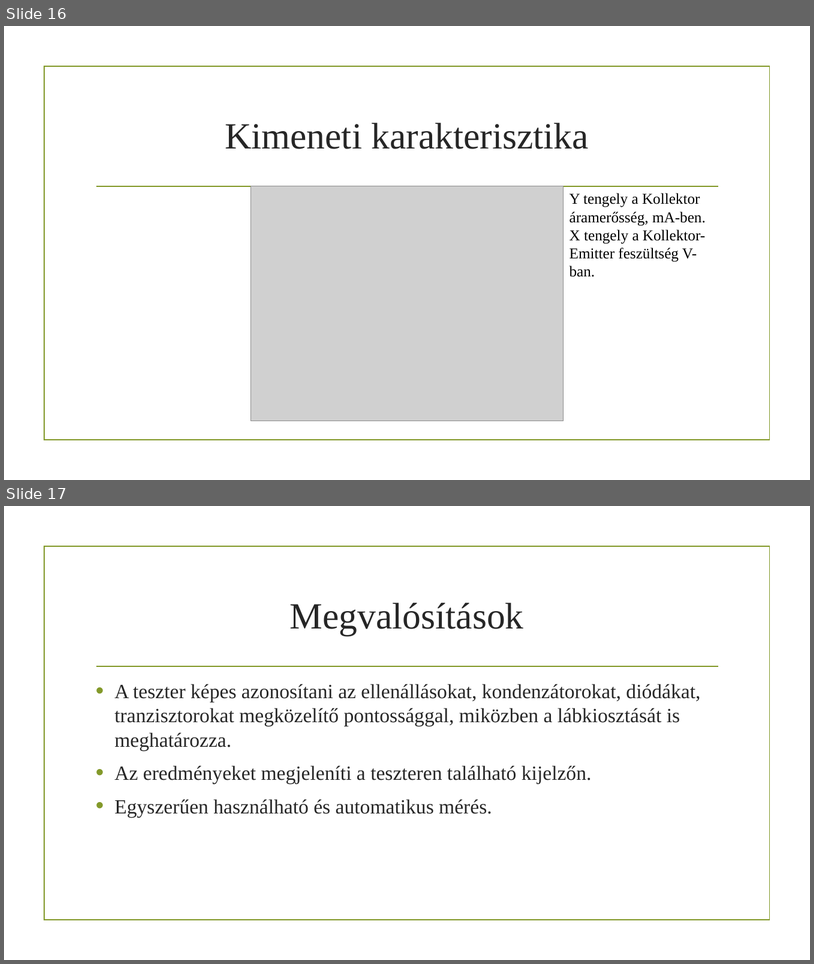
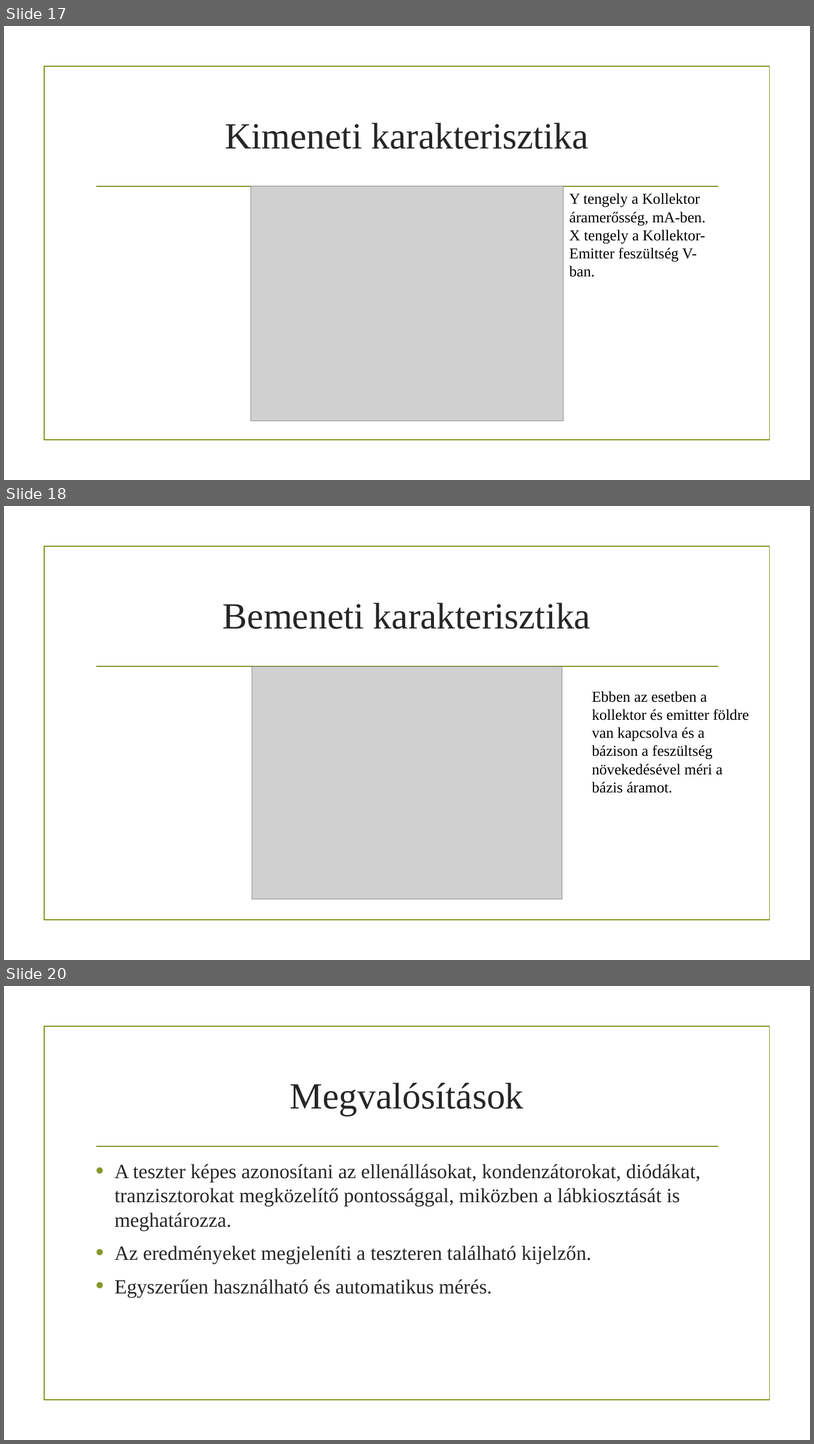
Before and after one commit to LukacsBotond/Allamvizsga, a slide deck: Doc/Lukacs_Botond_prezentacio.pptx. Shown one above the other, each under a label of ours: slides 16 and 17 before the commit, slides 17, 18 and 20 after it; the slides between them are not shown. The pictures are 814x964 and 814x1444 pixels, drawn with LibreOffice and Linux fonts; fonts in the diff are those of the drawing; grey boxes stand for pictures; background and template pictures are left out. Boxes give left, top, right and bottom in pixels: in the first picture for what was removed or moved away, otherwise in the second. Text is boxed around its words. In the diff, an @@ line names an element or a change of style, - is before the commit and + after.

```diff
--- a/Doc/Lukacs_Botond_prezentacio.pptx
+++ b/Doc/Lukacs_Botond_prezentacio.pptx
@@ slide 18 added at <box>4,506,810,960</box>, background picture (left out); not listed: 2 template elements that a slide beside it also shows @@
@@ title added at <box>223,603,591,629</box>, 44 pt, text #262626 @@
+Bemeneti karakterisztika
@@ picture added at <box>252,666,563,899</box> @@
@@ text added at <box>592,691,749,775</box>, 18 pt, text #000000 @@
+Ebben az esetben a kollektor és emitter földre van kapcsolva és a bázison a feszültség növekedésével méri a bázis áramot.
@@ what was slide 16 is now slide 17 @@
@@ what was slide 17 is now slide 20 @@
```
Also in this commit, not shown: 1 slide changed, 2 other slides added.
